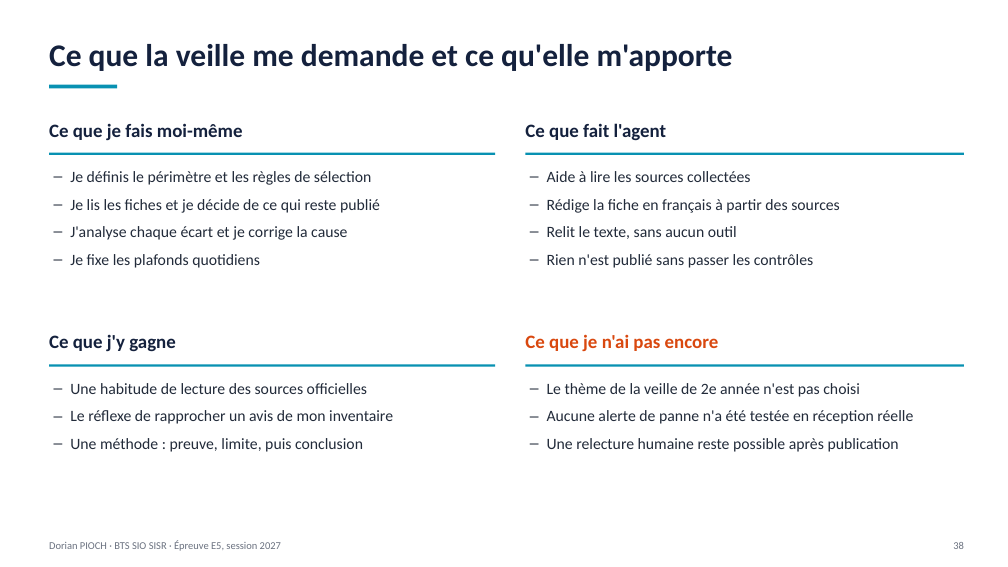
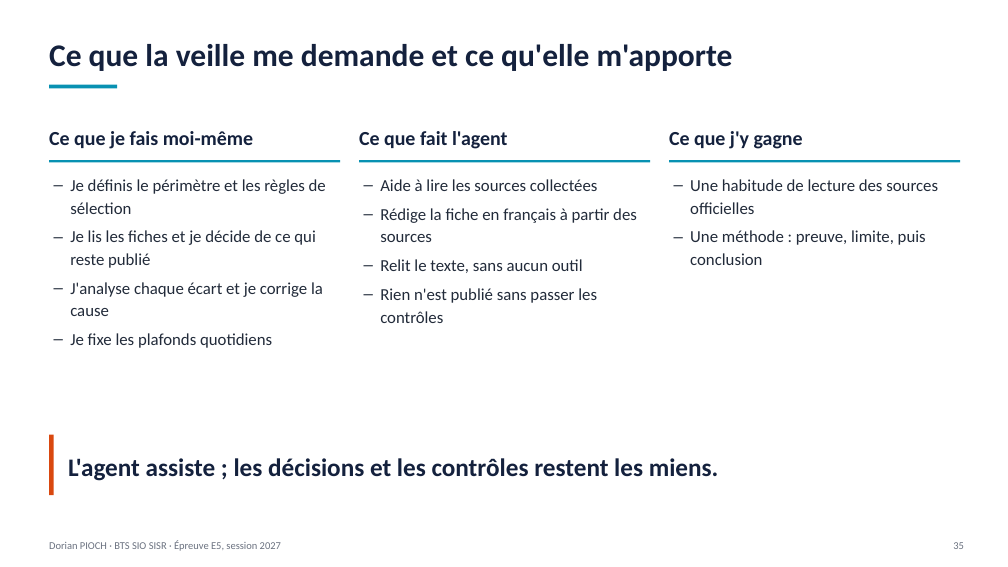
Before and after one commit to Dozyxio/dorian-pioch-e5-fichiers, a slide deck: slide 35 of Portfolio_E5_Dorian_Pioch_2027.pptx (slide 38 before the commit). Drawn at 1008x567 pixels with LibreOffice and Linux fonts; fonts in the diff are those of the drawing. Boxes give left, top, right and bottom in pixels: in the first picture for what was removed or moved away, otherwise in the second. Text is boxed around its words. In the diff, an @@ line names an element or a change of style, - is before the commit and + after.

```diff
--- a/Portfolio_E5_Dorian_Pioch_2027.pptx
+++ b/Portfolio_E5_Dorian_Pioch_2027.pptx
@@ text "Ce que je fais moi-même" moved from (x1=49, y1=123, x2=243, y2=140) to (x1=49, y1=131, x2=253, y2=149) @@
@@ text "Ce que fait l'agent" moved from (x1=525, y1=123, x2=667, y2=141) to (x1=359, y1=131, x2=507, y2=149) @@
@@ size 18 to 19 pt in 3 elements at (x1=49, y1=131, x2=253, y2=149), (x1=359, y1=131, x2=507, y2=149), (x1=669, y1=131, x2=803, y2=149) @@
@@ text "Ce que j'y gagne" moved from (x1=49, y1=334, x2=176, y2=352) to (x1=669, y1=131, x2=803, y2=149) @@
@@ text "Je définis le périmètre et ..." moved from (x1=70, y1=171, x2=380, y2=268) to (x1=70, y1=179, x2=326, y2=348) @@
@@ rectangle resized from (x1=49, y1=153, x2=495, y2=155) to (x1=49, y1=160, x2=340, y2=163) @@
@@ text "Aide à lire les sources ..." moved from (x1=547, y1=171, x2=840, y2=268) to (x1=380, y1=179, x2=637, y2=323) @@
@@ rectangle added at (x1=359, y1=160, x2=650, y2=163), fill #0891B2 @@
@@ size 15 to 16 pt in 3 elements at (x1=70, y1=179, x2=326, y2=348), (x1=380, y1=179, x2=637, y2=323), (x1=690, y1=179, x2=938, y2=265) @@
@@ text "Une habitude de lecture des ..." moved from (x1=70, y1=383, x2=393, y2=452) to (x1=690, y1=179, x2=938, y2=265) @@
@@ rectangle resized from (x1=526, y1=153, x2=964, y2=155) to (x1=669, y1=160, x2=960, y2=163) @@
@@ text removed at (x1=525, y1=334, x2=719, y2=352) @@
-Ce que je n'ai pas encore
@@ rectangle removed at (x1=49, y1=364, x2=495, y2=367) @@
@@ rectangle removed at (x1=526, y1=364, x2=964, y2=367) @@
@@ text removed at (x1=547, y1=383, x2=913, y2=452) @@
-– Le thème de la veille de 2e année n'est pas choisi
-– Aucune alerte de panne n'a été testée en réception réelle
-– Une relecture humaine reste possible après publication
@@ text at (x1=70, y1=410, x2=393, y2=424): paragraph removed @@
-– Le réflexe de rapprocher un avis de mon inventaire
@@ rectangle added at (x1=49, y1=435, x2=54, y2=495), fill #D9480F @@
@@ text added at (x1=68, y1=458, x2=719, y2=481), 24 pt, text #14213D, bold @@
+L'agent assiste ; les décisions et les contrôles restent les miens.
@@ text at (x1=953, y1=542, x2=964, y2=549): text changed @@
-38
+35
```
Also in this commit, not shown: 45 other slides changed, 3 slides removed, 3 other files.
